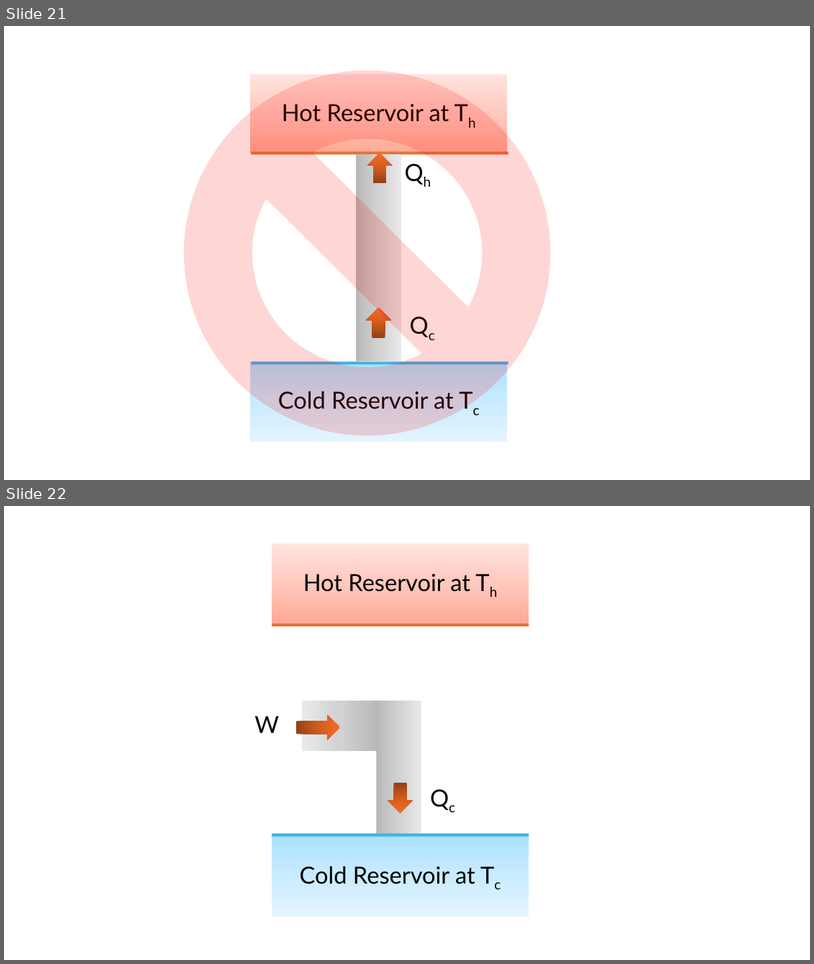
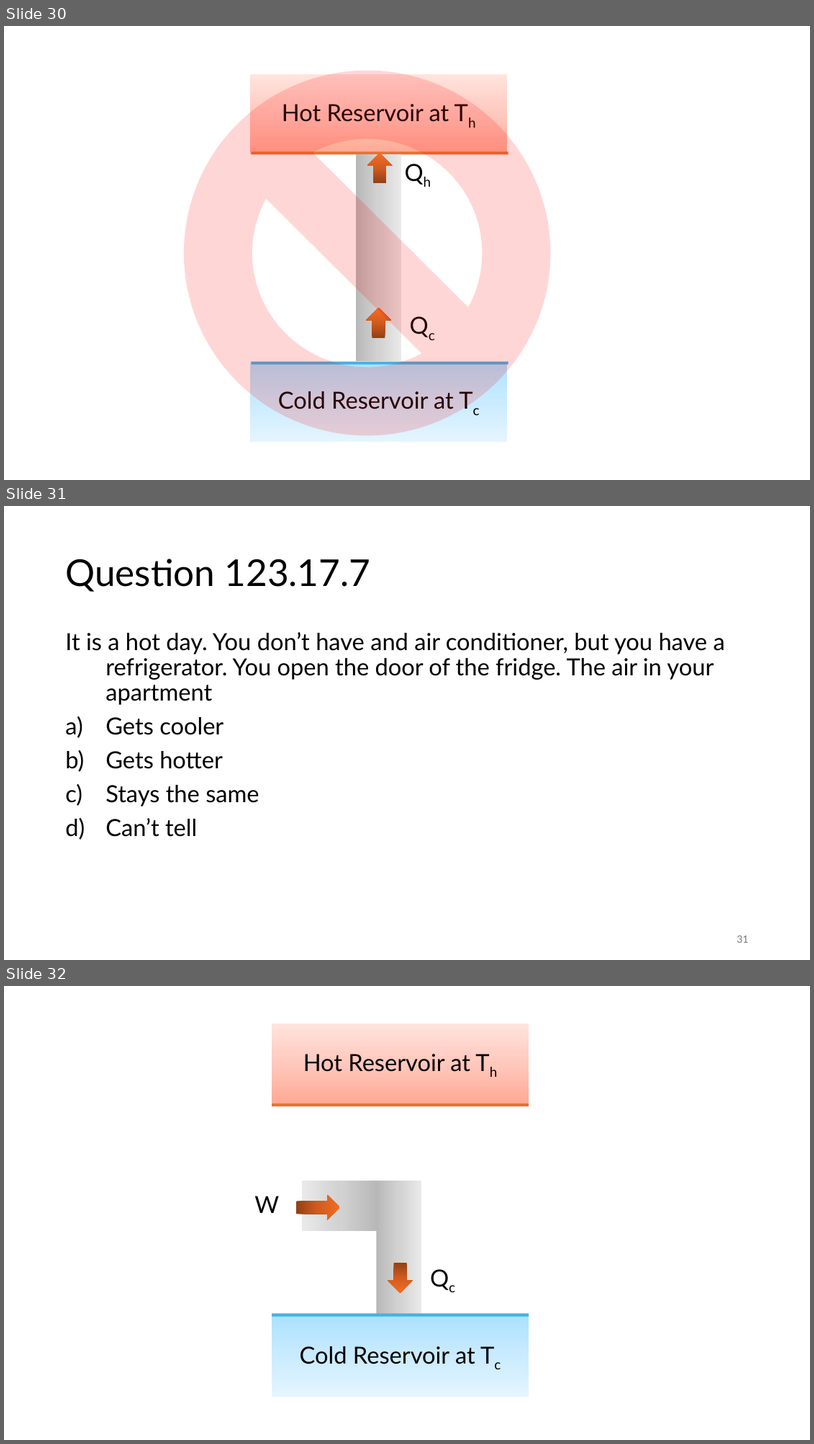
Before and after one commit to rtlines/Introductory-Physics-II, a slide deck: Lecture_Slides/PH 123 Lecture 37.pptx. Shown one above the other, each under a label of ours: slides 21 and 22 before the commit, slides 30, 31 and 32 after it. The pictures are 814x964 and 814x1444 pixels, drawn with LibreOffice and Linux fonts; fonts in the diff are those of the drawing. Boxes give left, top, right and bottom in pixels: in the first picture for what was removed or moved away, otherwise in the second. Text is boxed around its words. In the diff, an @@ line names an element or a change of style, - is before the commit and + after.

```diff
--- a/Lecture_Slides/PH 123 Lecture 37.pptx
+++ b/Lecture_Slides/PH 123 Lecture 37.pptx
@@ slide 31 added at (4,506,810,960), background #FFFFFF @@
@@ title added at (65,559,371,592), 44 pt, text #000000 @@
+Question 123.17.7
@@ text added at (65,632,725,836), 28 pt, text #000000 @@
+It is a hot day. You don’t have and air conditioner, but you have a refrigerator. You open the door of the fridge. The air in your apartment
+a) Gets cooler
+b) Gets hotter
+c) Stays the same
+d) Can’t tell
@@ page number added at (737,935,748,942), 12 pt, text #797979 @@
+31
@@ what was slide 21 is now slide 30 @@
@@ what was slide 22 is now slide 32 @@
```
Also in this commit, not shown: 1 slide changed, 9 other slides added, 35 other files.
